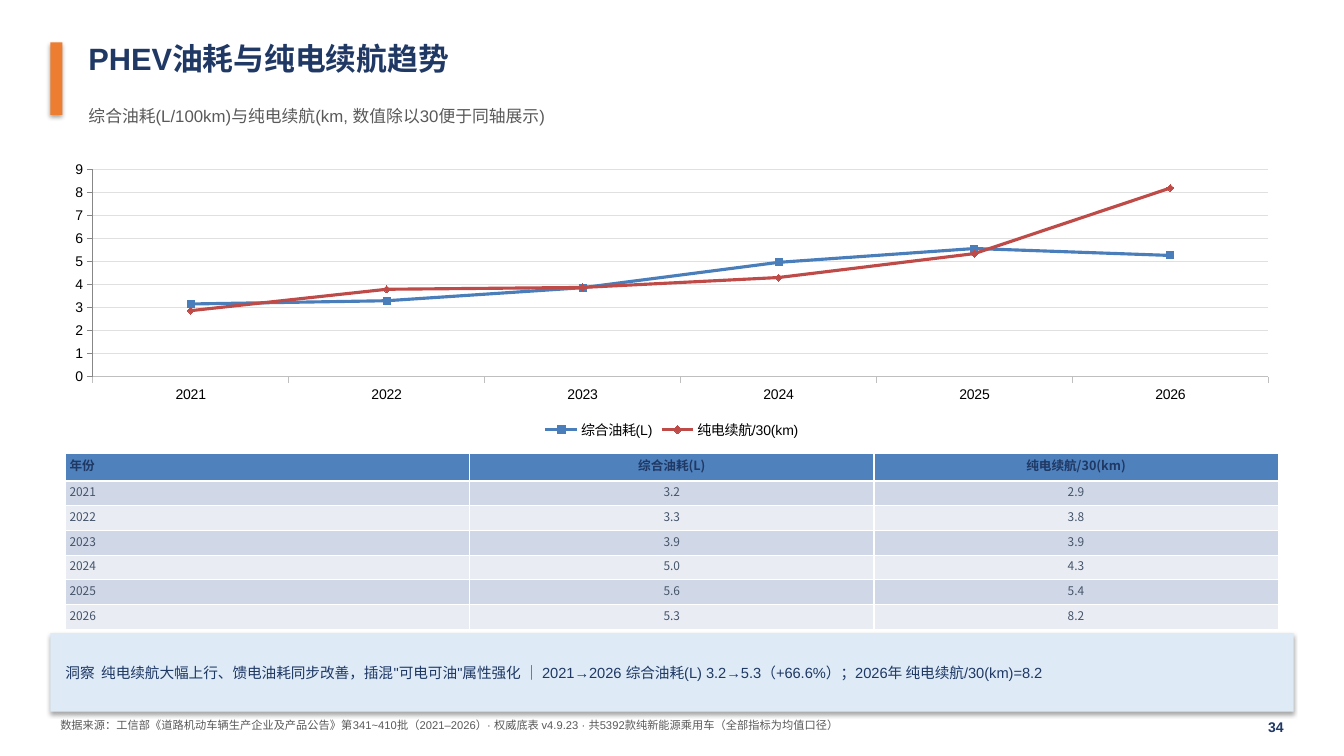
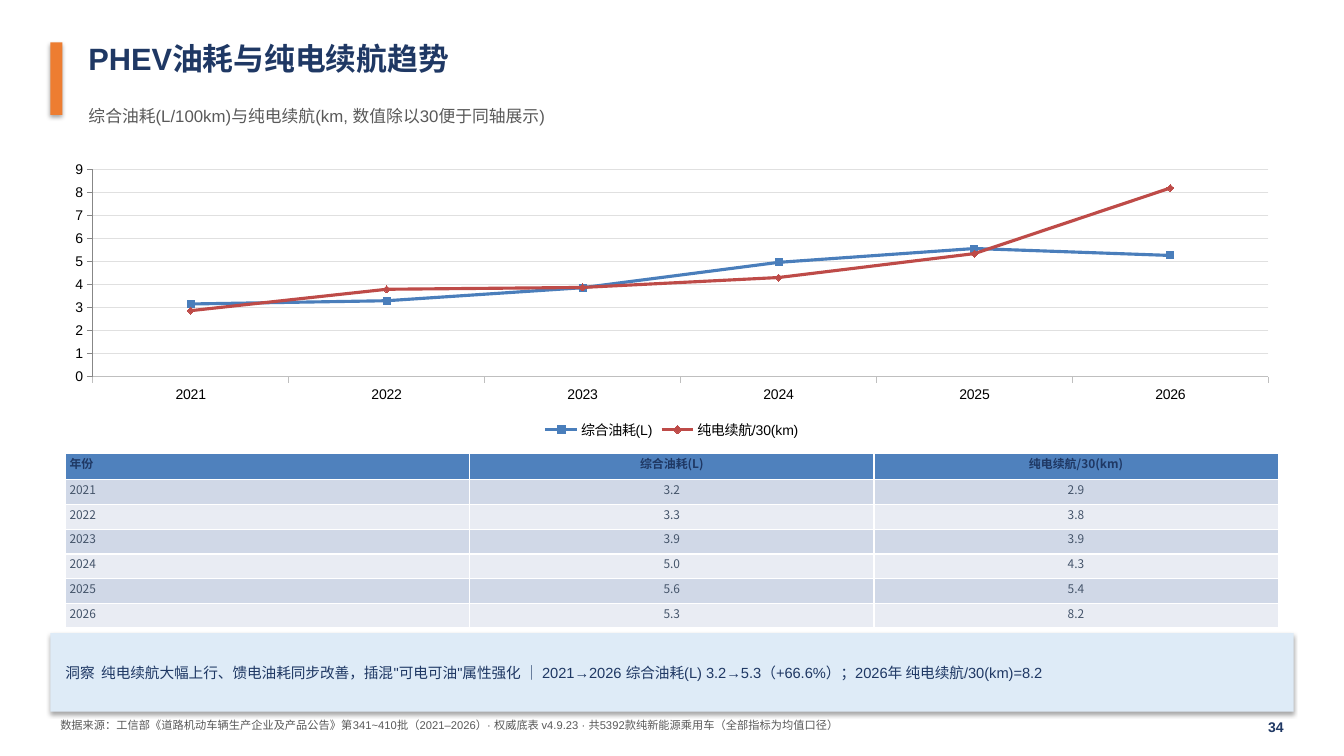
Before and after one commit to coolcat0125/TA-Analysis, a slide deck: slide 35 of NEV公告车型行业分析_演示文稿.pptx. Drawn at 1344x756 pixels with LibreOffice and Linux fonts; fonts in the diff are those of the drawing. Boxes give left, top, right and bottom in pixels: in the first picture for what was removed or moved away, otherwise in the second. Text is boxed around its words. In the diff, an @@ line names an element or a change of style, - is before the commit and + after.

```diff
--- a/NEV公告车型行业分析_演示文稿.pptx
+++ b/NEV公告车型行业分析_演示文稿.pptx
@@ table at [66,454,1278,628] @@
@@ size 9 to 8.5 pt in "年份", "综合油耗(L)", "纯电续航/30(km)" @@
```
Also in this commit, not shown: 43 other slides changed, 12 other files.
